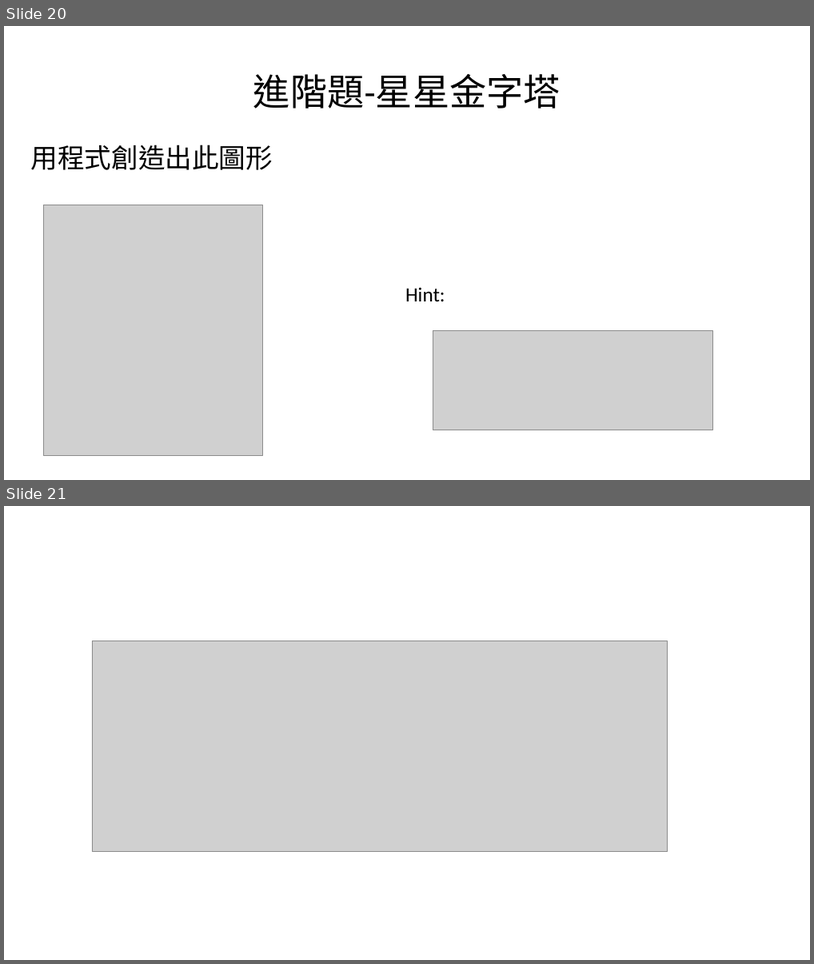
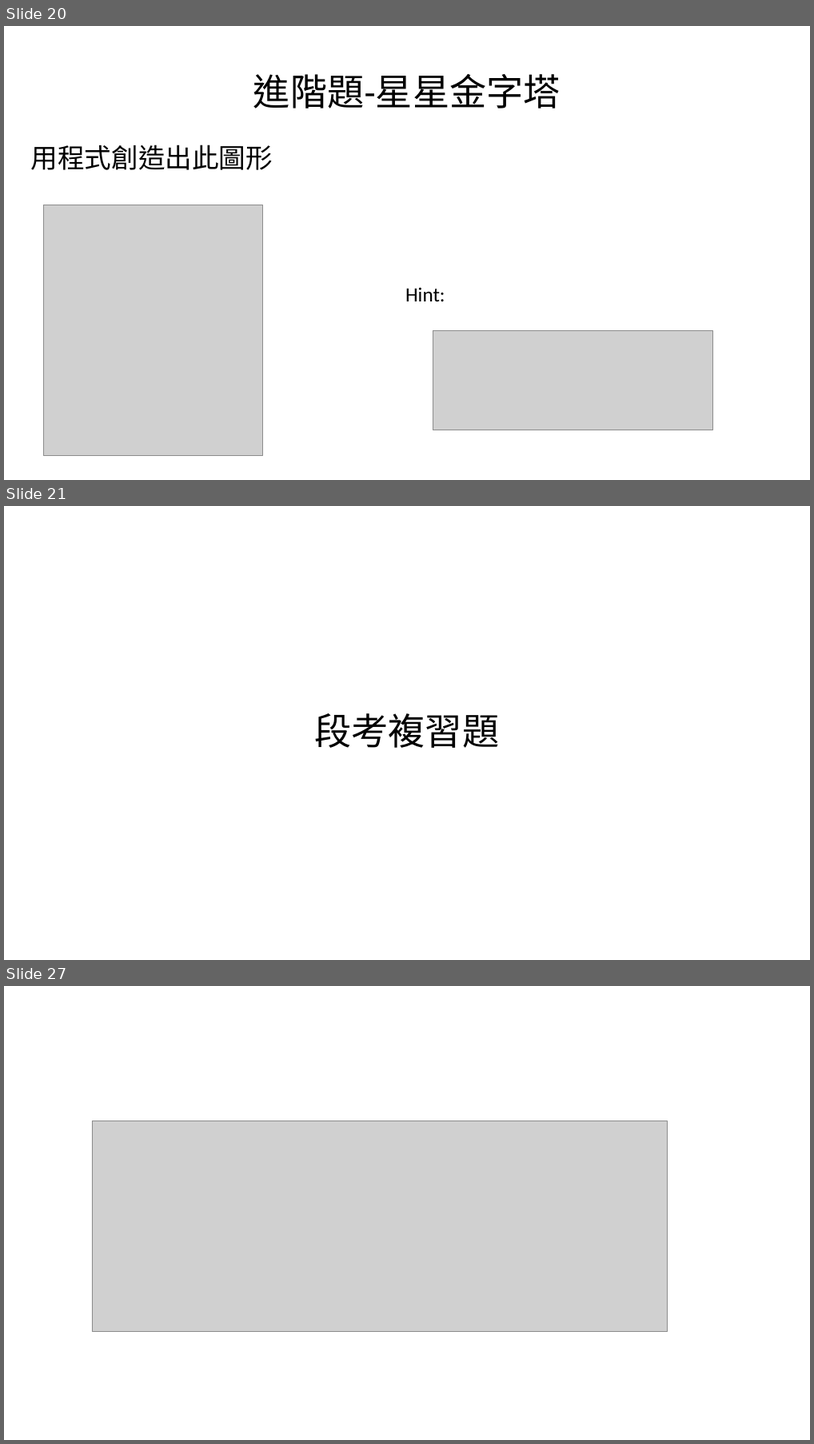
Before and after one commit to mapleYK/gifted-class, a slide deck: ppt/ch1.pptx. Shown one above the other, each under a label of ours: slides 20 and 21 before the commit, slides 20, 21 and 27 after it; the slides between them are not shown. The pictures are 814x964 and 814x1444 pixels, drawn with LibreOffice and Linux fonts; fonts in the diff are those of the drawing; grey boxes stand for pictures. Boxes give left, top, right and bottom in pixels: in the first picture for what was removed or moved away, otherwise in the second. Text is boxed around its words. In the diff, an @@ line names an element or a change of style, - is before the commit and + after.

```diff
--- a/ppt/ch1.pptx
+++ b/ppt/ch1.pptx
@@ slide 21 added at box(4, 506, 810, 960), background #FFFFFF @@
@@ title added at box(314, 713, 499, 748), 44 pt, text #000000 @@
+段考複習題
@@ what was slide 21 is now slide 27 @@
```
Also in this commit, not shown: 5 other slides added.
